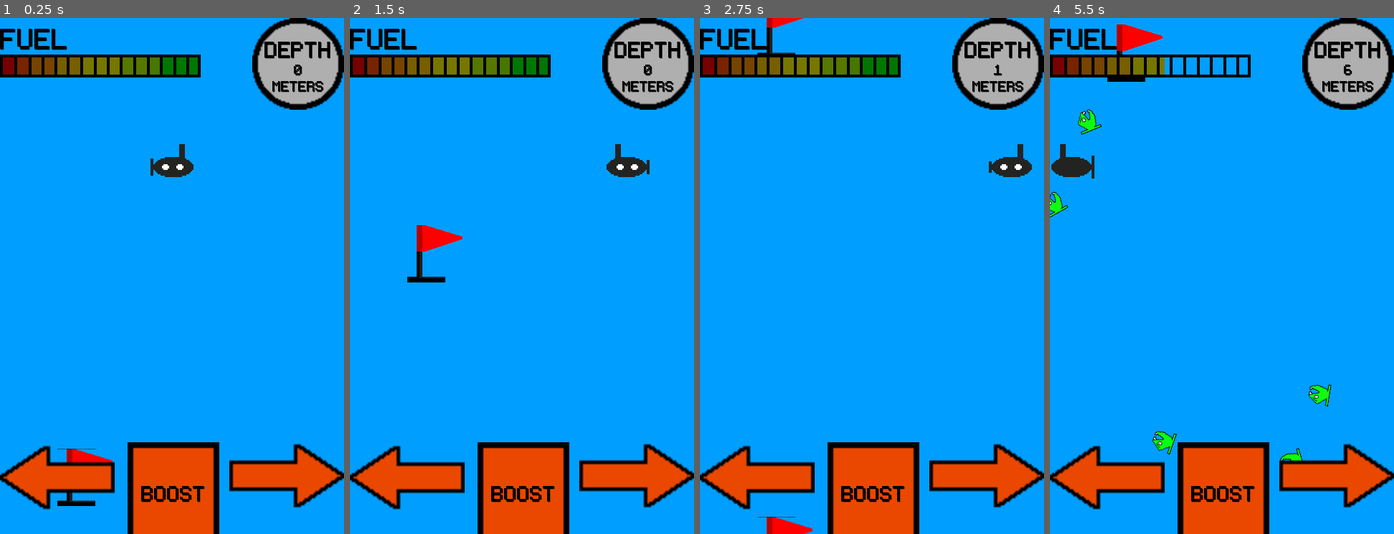
Above: before the commit, frames 1-4 (left to right).
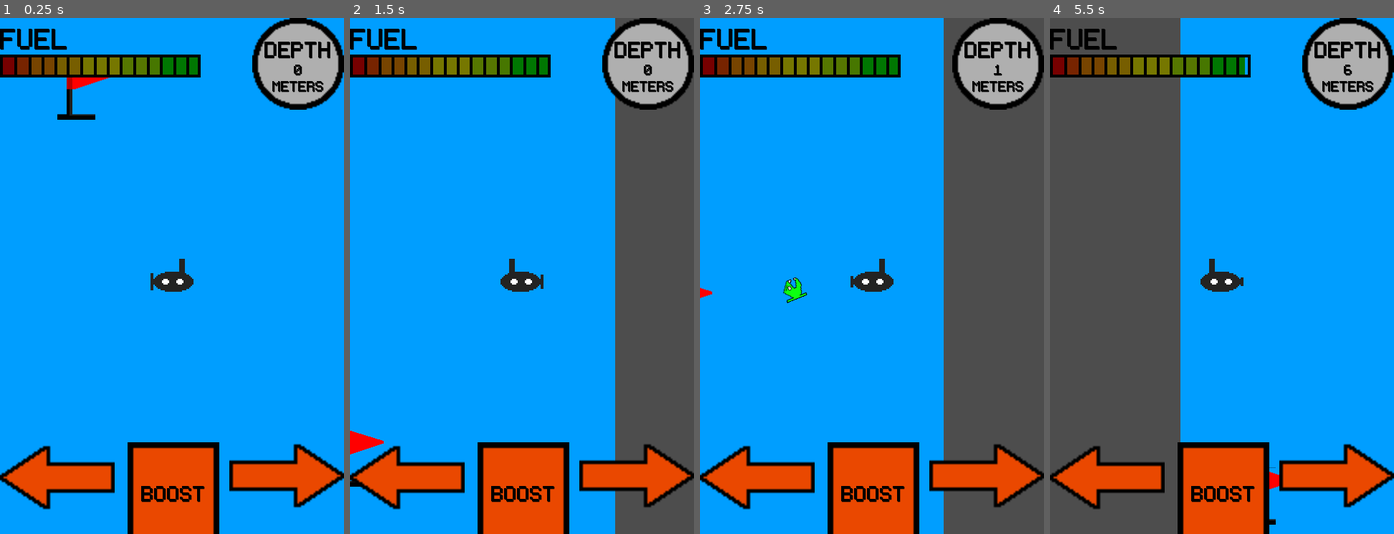
Above: after the commit, the same moments.

Repository: seb-navarro/Endless_Depth
Game: Godot game, scene res://Main/Main.tscn
Two runs of this game, one before a commit and one after it. Both use one fixed random seed, a clock stepped at 60 frames per second and the inputs below.
Inputs:
- Up to frame 1 (0.25 s): no input
- Up to frame 2 (1.5 s): hold D (move_right) 0.53-1.28 s; hold A (move_left) from 1.28 s (still down)
- Up to frame 3 (2.75 s): release A (move_left) at 2.03 s; hold D (move_right) from 2.03 s (still down)
- Up to frame 4 (5.5 s): release D (move_right) at 3.53 s; hold A (move_left) from 3.53 s (still down)

The runs differ from the first frame. In frame 1, 1.7% of the frame differs, in the area x 16-57%, y 11-95%; in frame 2, 19%; in frame 3, 25%; in frame 4, 35%, in the area x 0-82%, y 0-100%.

Commit message:
changed player back to character body 2d node

Diff:
--- a/Background/parallax_background.gd
+++ b/Background/parallax_background.gd
@@ -1,6 +1,6 @@
 extends ParallaxBackground
 
-var scrolling_speed = -250
+var scrolling_speed = 0
 
 # Called when the node enters the scene tree for the first time.
 func _ready() -> void:
--- a/Player/Player.gd
+++ b/Player/Player.gd
@@ -1,10 +1,10 @@
-extends Area2D
+extends CharacterBody2D
 
 signal hit
 
-@export var speed = 300
 var screen_size
-
+var speed = 100
+var gravity = 5000
 
 # Called when the node enters the scene tree for the first time.
 func _ready() -> void:
@@ -14,31 +14,44 @@
 
 # Called every frame. 'delta' is the elapsed time since the previous frame.
 func _process(delta: float) -> void:
-	var velocity = Vector2.ZERO
+
+	velocity.y = gravity * delta
+
+	var direction = 0
 
 	if Input.is_action_pressed("move_right"):
-		velocity.x += 1
-	if Input.is_action_pressed("move_left"):
-		velocity.x -= 1
+		direction += 1
+	elif Input.is_action_pressed("move_left"):
+		direction -= 1
 
-	if velocity.length() > 0:
-		velocity = velocity.normalized() * speed
+	velocity.x = direction * speed
+
+	move_and_slide()
+
+	check_collision()
 
 	$AnimatedSprite2D.play()
 
 	position += velocity * delta
 
 	var player_size = Vector2(64, 64)
+
 	position.x = clamp(position.x, 0 + player_size.x / 2, screen_size.x - player_size.x / 2)
+	#position.y = clamp(position.x, 0 + player_size.y / 2, screen_size.y - player_size.y / 2)
+	#position = position.clamp(Vector2.ZERO, screen_size)
 
 	if velocity.x != 0:
 		$AnimatedSprite2D.flip_h = velocity.x < 0
 
 
-func _on_body_entered(body: Node2D) -> void:
-	hit.emit()
-	$AnimatedSprite2D.animation = "submarine_hit"
-	$HitTimer.start()
+
+func check_collision():
+	if get_slide_collision_count() > 0:
+		hit.emit()
+		$AnimatedSprite2D.animation = "submarine_hit"
+		$CollisionPolygon2D.disabled = true
+		$HitTimer.start()
+
 
 
 func start(pos):
@@ -49,3 +62,4 @@
 
 func _on_hit_timer_timeout() -> void:
 	$AnimatedSprite2D.animation = "submarine"
+	$CollisionPolygon2D.disabled = false
--- a/Player/Player.tscn
+++ b/Player/Player.tscn
@@ -140,7 +140,7 @@
 "speed": 12.0
 }]
 
-[node name="Player" type="Area2D"]
+[node name="Player" type="CharacterBody2D"]
 position = Vector2(234, 258)
 script = ExtResource("1_mxh4d")
 metadata/_edit_group_ = true
@@ -156,5 +156,6 @@
 [node name="HitTimer" type="Timer" parent="."]
 one_shot = true
 
-[connection signal="body_entered" from="." to="." method="_on_body_entered"]
+[node name="Camera2D" type="Camera2D" parent="."]
+
 [connection signal="timeout" from="HitTimer" to="." method="_on_hit_timer_timeout"]
